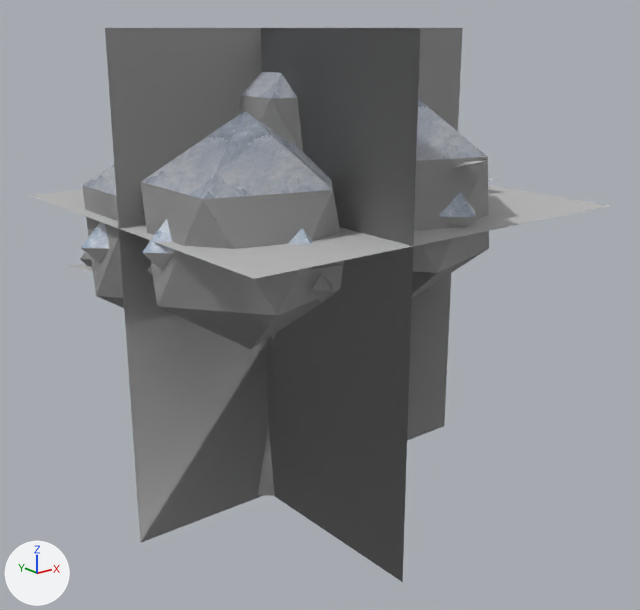
The glTF model data/models/board/orchard-leaning-snow.glb: old version first, new version second.
The view is the same before and after, from a 50 mm camera at (-30.8, -43.9, 30.0) aimed at (3.6, -0.9, 12.8). The axes (+X, +Y, +Z) are drawn at lower left. The lights are the same throughout. The first picture is the older version. Where no turn or scale is listed for an object, it has been applied to the vertices. Vertices at exactly the same position are counted once.

The first picture shows 'orchard-leaning-snow-lod0.001', 'orchard-leaning-snow-lod1.001', 'orchard-leaning-snow-lod2.001', 'orchard-leaning-snow-lod3.001'.
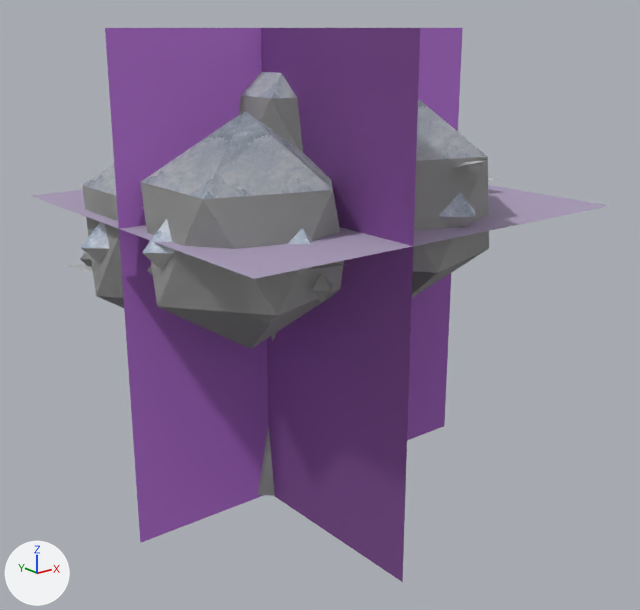
Boxes [x1, y1, x2, y2] around the edits, measured in the pictures (640 x 610 px):
```json
{"object": "orchard-leaning-snow-lod3.001", "change": "shading changed, recoloured", "before": [31, 28, 609, 582], "after": [31, 28, 609, 582]}
{"part": 2, "of": "me_orchard_leaning_snow_lod3", "change": "recoloured", "before": [105, 28, 463, 582], "after": [105, 28, 463, 582], "on screen": "white to purple"}
{"part": 3, "of": "me_orchard_leaning_snow_lod3", "change": "recoloured", "before": [31, 185, 609, 279], "after": [31, 185, 609, 279], "on screen": "white to pale blue"}
```

Edits to the scene script, one JSON object a line:
```json
{"block": "me_orchard_leaning_snow_lod3", "where": "me_orchard_leaning_snow_lod3.from_pydata(...)  # 12 vertices, 6 faces; spans x -9.7..16.9, y -12.9..12.8, z 0.0..30.0"}
{"block": "me_orchard_leaning_snow_lod3", "where": "# used by ob_orchard_leaning_snow_lod3_001; location = (0.0, 0.0, 0.0)"}
{"block": "me_orchard_leaning_snow_lod3", "change": "me_orchard_leaning_snow_lod3 part 1: its shading normals changed"}
{"block": "me_orchard_leaning_snow_lod3", "change": "me_orchard_leaning_snow_lod3 part 2: 4 faces centred in x -0.8..8.0, y -4.3..4.2, z 10.0..20.0 are repainted in the vertex colours; the middle colour goes from white #ffffff to purple #dc8bff"}
{"block": "me_orchard_leaning_snow_lod3", "change": "me_orchard_leaning_snow_lod3 part 3: 2 faces centred in x -0.8..8.0, y -4.3..4.2, z 19.6 are repainted in the vertex colours; the middle colour goes from white #ffffff to pale blue #ebdaff"}
```
